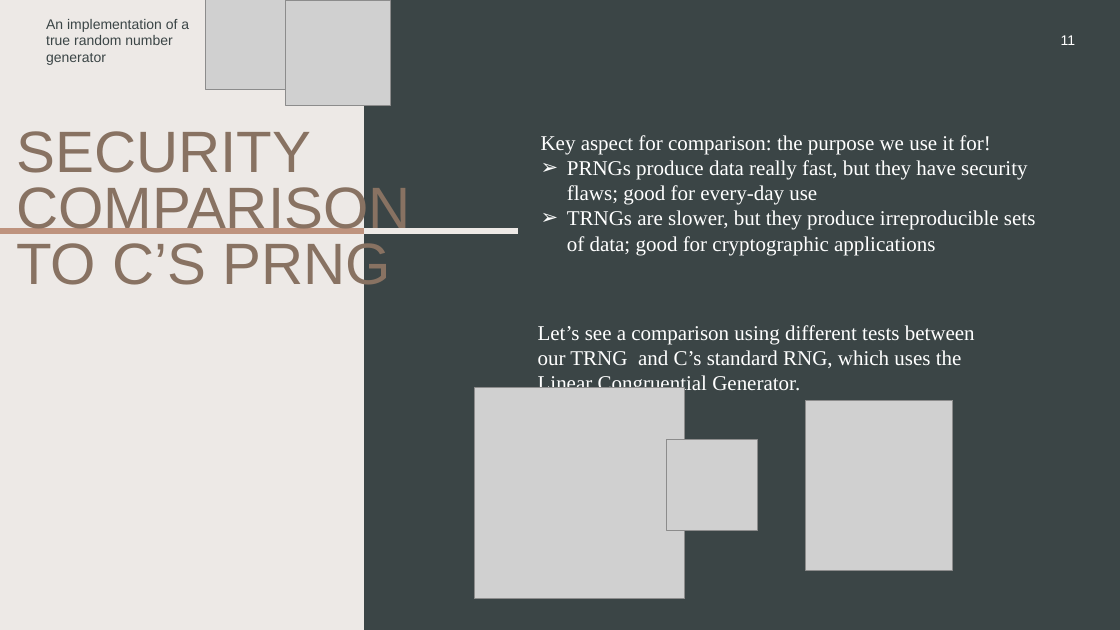
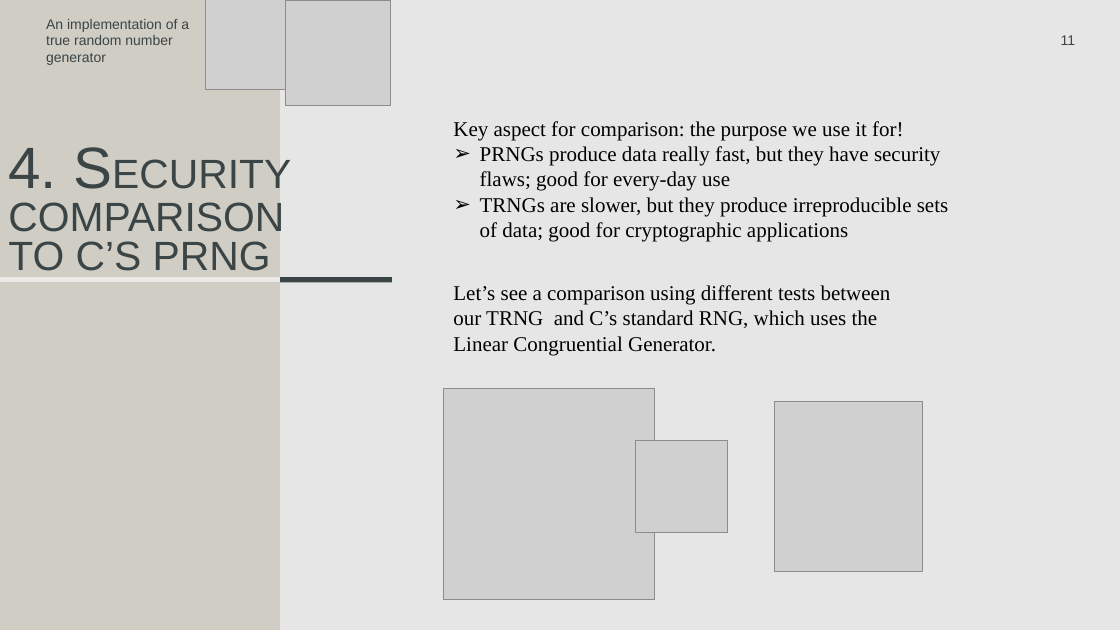
Before and after one commit to FidexEtRatio/RandomNumber, a slide deck: slide 11 of CERC 2025.pptx. Drawn at 1120x630 pixels with LibreOffice and Linux fonts; fonts in the diff are those of the drawing; grey boxes stand for pictures. Boxes give left, top, right and bottom in pixels: in the first picture for what was removed or moved away, otherwise in the second. Text is boxed around its words. In the diff, an @@ line names an element or a change of style, - is before the commit and + after.

```diff
--- a/CERC 2025.pptx
+++ b/CERC 2025.pptx
@@ background #EDE9E6 to #E7E6E6 @@
@@ rectangle added at (x1=0, y1=0, x2=281, y2=630), fill #D0CDC5 @@
@@ rectangle removed at (x1=364, y1=0, x2=1120, y2=630) @@
@@ page number at (x1=1061, y1=35, x2=1075, y2=45): text colour #FFFFFF to #3B4546 @@
@@ text "Key aspect for comparison: the ..." moved from (x1=541, y1=135, x2=1035, y2=255) to (x1=453, y1=121, x2=948, y2=242) @@
@@ text "Key aspect for comparison: the ..." at (x1=453, y1=121, x2=948, y2=242): text colour #FFFFFF to #000000 @@
@@ text at (x1=8, y1=148, x2=284, y2=271): text changed; size 50 to 35 pt; text colour #887262 to #3B4546 @@
-SECURITY COMPARISON TO C’S PRNG
+4. SECURITY COMPARISON
+TO C’S PRNG
@@ line removed from (364, 231) to (518, 231) @@
@@ line moved from (0, 231) - (364, 231) to (0, 280) - (280, 280) @@
@@ line (0, 280) - (280, 280): stroke #BE937E 4.5 pt to #EDE9E6 4.5 pt @@
@@ line added from (281, 280) to (392, 280), #3B4546 4.5 pt @@
@@ text "Let’s see a comparison using ..." at (x1=453, y1=285, x2=891, y2=355): text colour #FFFFFF to #000000 @@
@@ text "Let’s see a comparison using ..." moved from (x1=538, y1=325, x2=975, y2=395) to (x1=453, y1=285, x2=891, y2=355) @@
@@ 3 pictures moved together from (x1=474, y1=387, x2=954, y2=598) to (x1=444, y1=389, x2=923, y2=600) @@
```
Also in this commit, not shown: 11 other slides changed.
